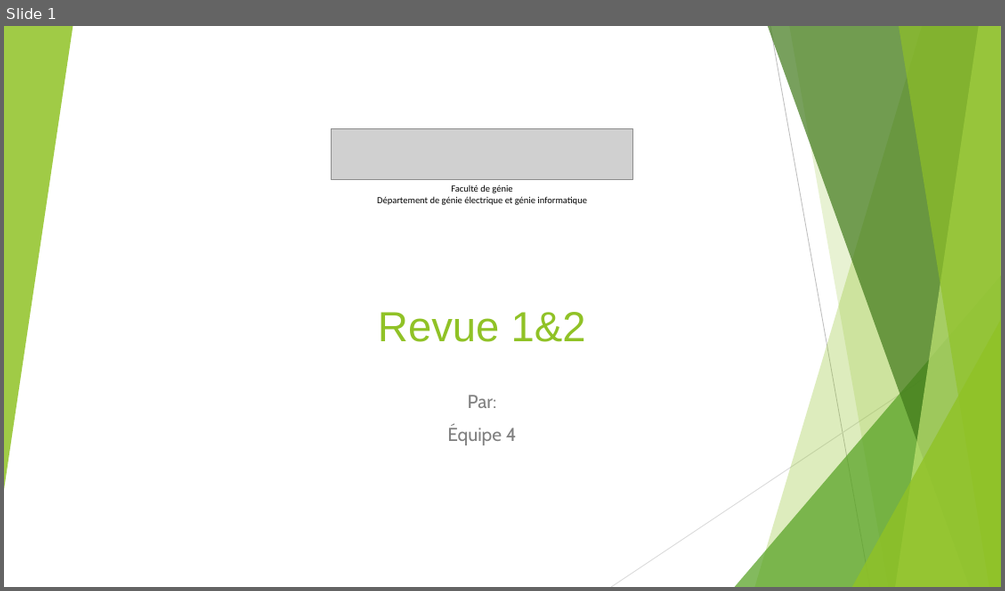
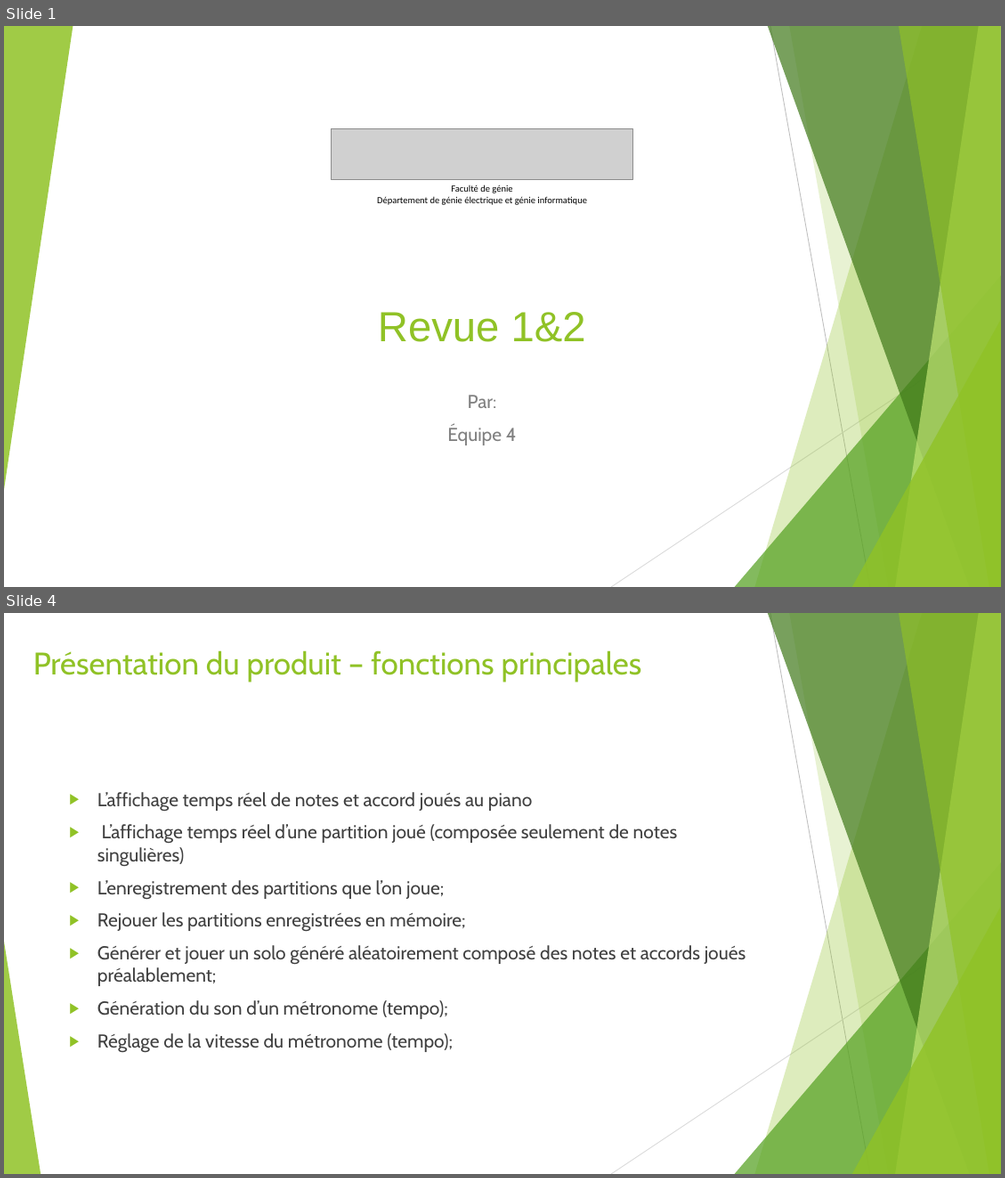
Before and after one commit to gab4321/ProjetS5, a slide deck: Gestion/L1 Présentation.pptx. Shown one above the other, each under a label of ours: slide 1 before the commit, slides 1 and 4 after it; the slides between them are not shown. The pictures are 1005x591 and 1005x1178 pixels, drawn with LibreOffice and Linux fonts; fonts in the diff are those of the drawing; grey boxes stand for pictures. Boxes give left, top, right and bottom in pixels: in the first picture for what was removed or moved away, otherwise in the second. Text is boxed around its words. In the diff, an @@ line names an element or a change of style, - is before the commit and + after.

```diff
--- a/Gestion/L1 Présentation.pptx
+++ b/Gestion/L1 Présentation.pptx
@@ slide 4 added at (x1=4, y1=613, x2=1001, y2=1174), background #FFFFFF; not listed: 9 template elements that a slide beside it also shows @@
@@ title added at (x1=33, y1=650, x2=642, y2=682), 30 pt, text #90C226 @@
+Présentation du produit – fonctions principales
@@ text added at (x1=97, y1=792, x2=745, y2=1053), 18 pt, text #404040 @@
+▶ L’affichage temps réel de notes et accord joués au piano
+▶ L’affichage temps réel d’une partition joué (composée seulement de notes singulières)
+▶ L’enregistrement des partitions que l’on joue;
+▶ Rejouer les partitions enregistrées en mémoire;
+▶ Générer et jouer un solo généré aléatoirement composé des notes et accords joués préalablement;
+▶ Génération du son d’un métronome (tempo);
+▶ Réglage de la vitesse du métronome (tempo);
@@ triangle added at (x1=4, y1=941, x2=40, y2=1174), fill #90C226 at 85% opacity @@
```
Also in this commit, not shown: 10 slides changed, 13 other slides added, 1 slide removed, 1 other file.
